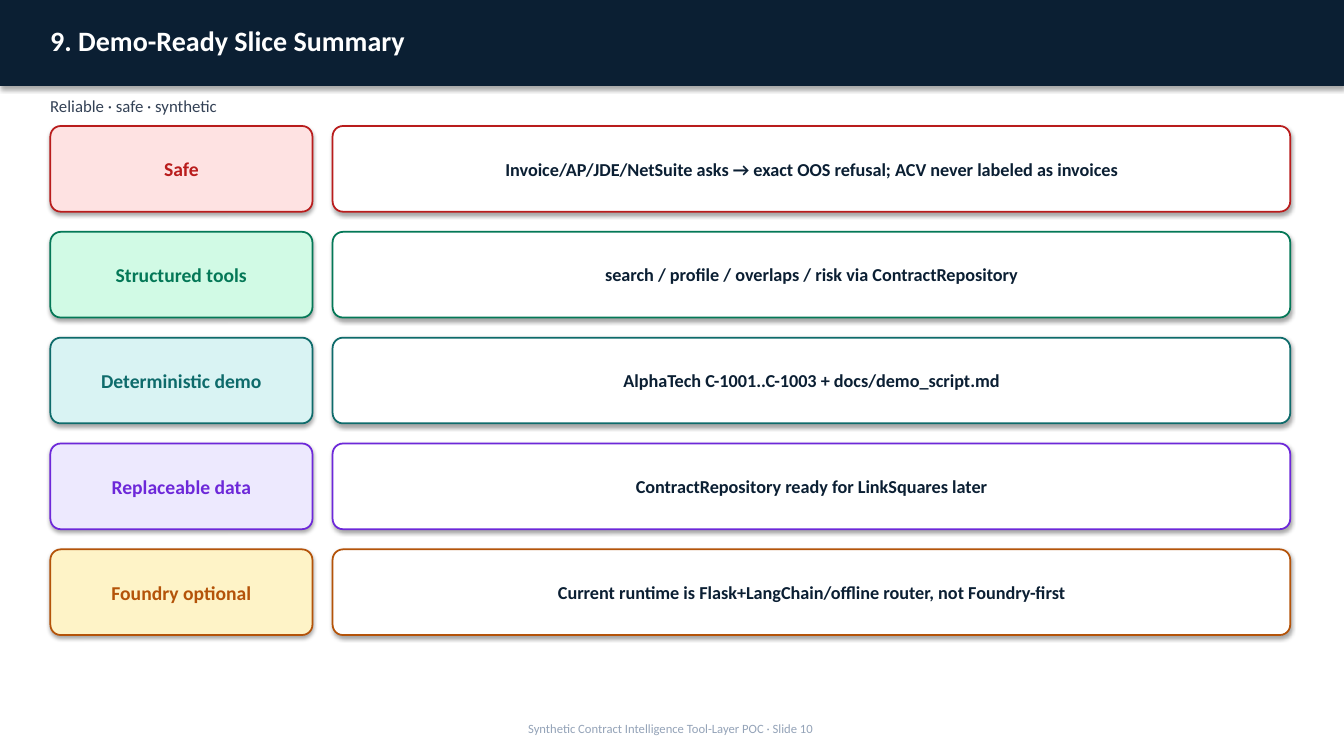
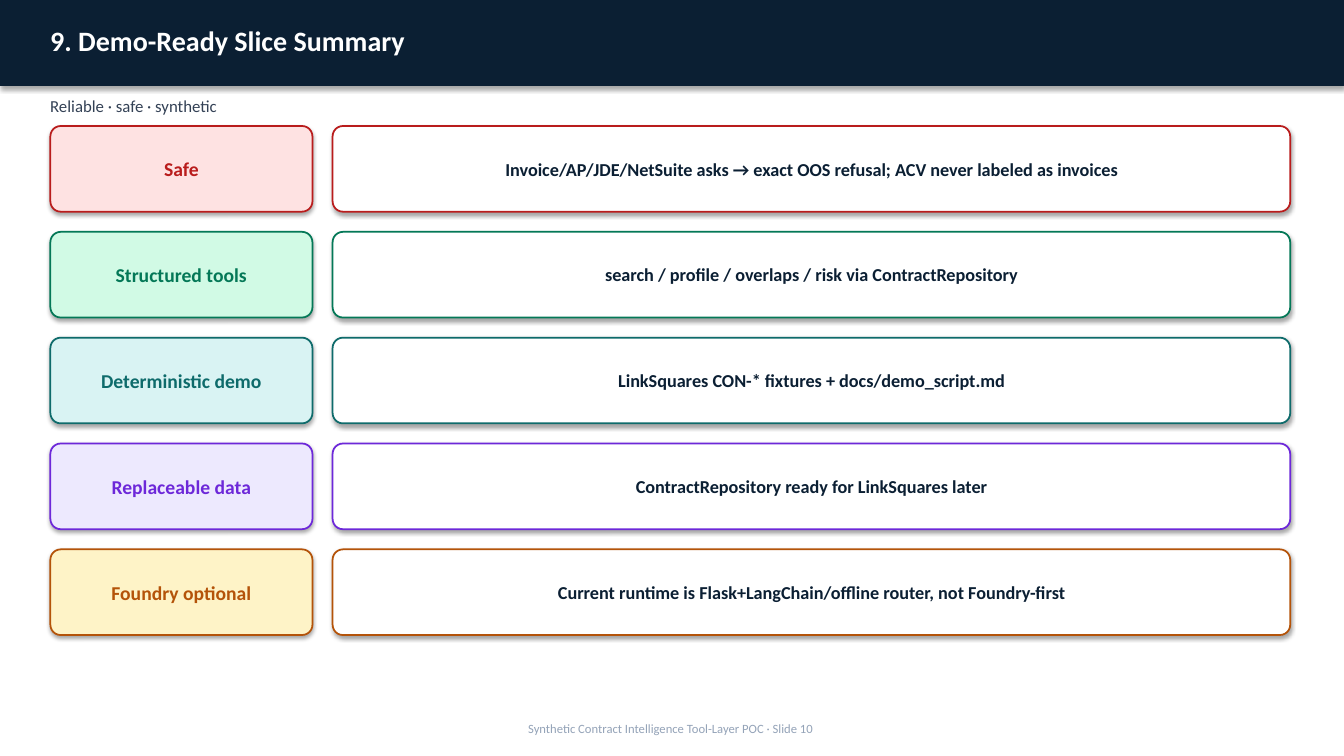
Before and after one commit to booshank/VALAgent, a slide deck: slide 10 of docs/VAL_CoPilot_Architecture_and_Process_Flow.pptx. Drawn at 1344x756 pixels with LibreOffice and Linux fonts; fonts in the diff are those of the drawing. Boxes give left, top, right and bottom in pixels: in the first picture for what was removed or moved away, otherwise in the second. Text is boxed around its words. In the diff, an @@ line names an element or a change of style, - is before the commit and + after.

```diff
--- a/docs/VAL_CoPilot_Architecture_and_Process_Flow.pptx
+++ b/docs/VAL_CoPilot_Architecture_and_Process_Flow.pptx
@@ text in rounded rectangle at [618, 374, 1005, 390]: text changed @@
-AlphaTech C-1001..C-1003 + docs/demo_script.md
+LinkSquares CON-* fixtures + docs/demo_script.md
```
Also in this commit, not shown: 3 other slides changed, 19 other files.
